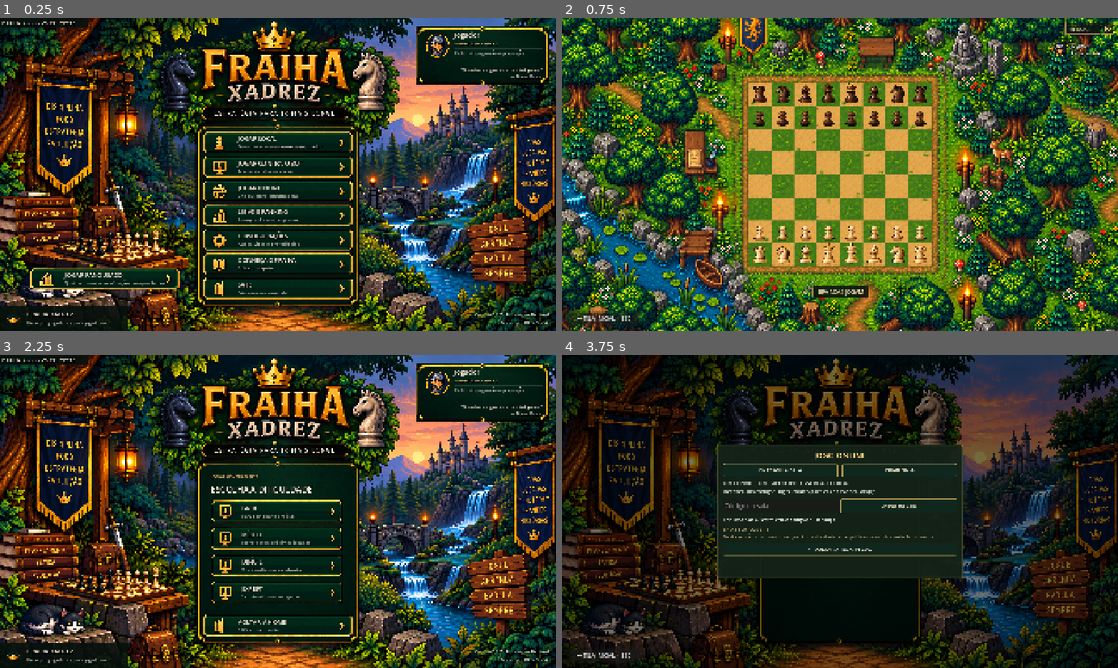
Above: before the commit, frames 1-4 (two rows, left to right).
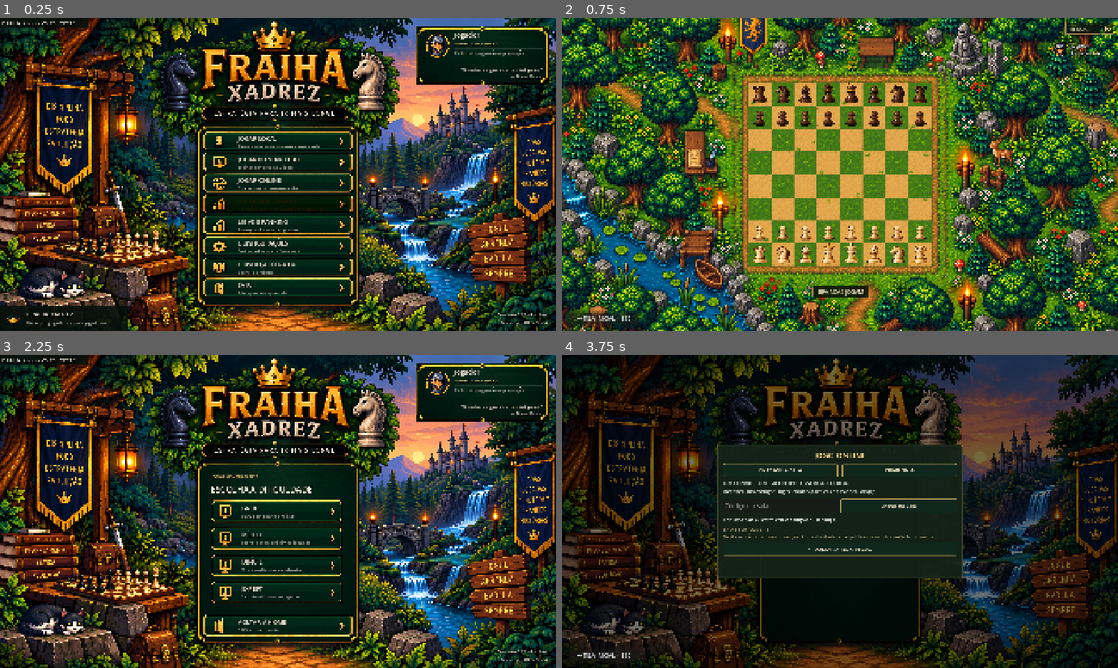
Above: after the commit, the same moments.

Repository: gabrielcarvalho1-cpu/fraiha-xadrez
Game: Godot game, scene res://presentation_v019/stage.tscn
Same seed, same stepped clock (60 frames per second), same inputs: the game is played once before the commit and once after it.
Inputs (mouse positions are in pixels of both pictures, inside the frame that each line leads up to):
- Up to frame 1 (0.25 s): no input
- Up to frame 2 (0.75 s): click (840, 140) at 0.52 s
- Up to frame 3 (2.25 s): click "← TELA INICIAL · ESC" at 1.25 s; click (278, 498) at 2.02 s
- Up to frame 4 (3.75 s): click (840, 624) at 2.75 s; click (840, 520) at 3.52 s

The runs differ from the first frame. In frame 1, 7.9% of the frame differs, in the area x 5-99%, y 1-96%; in frame 2, nothing differs; in frame 3, 1.3%; in frame 4, nothing differs.

Commit message:
fix: integrate golden Ranked action and hide internal page signature

Diff:
--- a/project.godot
+++ b/project.godot
@@ -10,7 +10,7 @@
 
 [application]
 
-config/name="FRAIHA Xadrez V0.26 - Musicas e Fullscreen Teste"
+config/name="FRAIHA Xadrez V0.28 - Ranked Teste"
 config/use_custom_user_dir=true
 config/custom_user_dir_name="FRAIHA Xadrez Musicas V026 Teste"
 run/main_scene="res://presentation_v019/stage.tscn"
--- /dev/null
+++ b/ranked/gold_button.gdshader
@@ -0,0 +1,10 @@
+shader_type canvas_item;
+void fragment() {
+    vec4 pixel = texture(TEXTURE, UV);
+    // Recolor the existing pixel-art plate without altering its silhouette.
+    if (pixel.g > pixel.r * 1.12 && pixel.g > pixel.b * 1.05) {
+        float light = clamp(pixel.g * 2.0 + 0.45, 0.0, 1.0);
+        pixel.rgb = mix(vec3(0.60, 0.29, 0.025), vec3(1.0, 0.79, 0.20), light);
+    }
+    COLOR = pixel * COLOR;
+}
--- a/ui_v022/main_hub.gd
+++ b/ui_v022/main_hub.gd
@@ -22,6 +22,7 @@
 const Ranked = preload("res://ranked/progression.gd")
 var ranked = Ranked.new()
 var ranked_details: Label
+var home_signature: Array[CanvasItem] = []
 var league_profile = LocalProfile.new()
 var selected_league := "madeira"
 var league_buttons := {}
@@ -206,12 +207,21 @@
     main.mouse_filter = Control.MOUSE_FILTER_IGNORE
     canvas.add_child(main)
     pages["main"] = main
-    var titles = ["JOGAR LOCAL", "JOGAR CONTRA O BOT", "JOGAR ONLINE", "LIGAS E RANKING", "CONFIGURAÇÕES", "CONHEÇA O FRAIHA", "SAIR"]
-    var subtitles = ["Duas pessoas no mesmo computador", "Treine e evolua seu jogo", "Crie ou entre em uma sala", "Acompanhe seu progresso", "Áudio, vídeo e preferências", "Sobre o projeto", "Até a próxima partida!"]
-    var actions = [func(): play_local_requested.emit(), func(): show_page("bot"), func(): play_online_requested.emit(), func(): show_page("ranking"), func(): show_page("settings"), func(): show_page("about"), func(): quit_requested.emit()]
-    for i in range(7):
-        menu_buttons.append(_button(main, i, titles[i], subtitles[i], Vector2(611,341+i*73), actions[i]))
-    _button(main, 3, "JOGAR RANQUEADO", "Quatro ritmos · classificações independentes", Vector2(90,750), func(): show_page("ranked"))
+    var titles = ["JOGAR LOCAL", "JOGAR CONTRA O BOT", "JOGAR ONLINE", "JOGAR RANQUEADO", "LIGAS E RANKING", "CONFIGURAÇÕES", "CONHEÇA O FRAIHA", "SAIR"]
+    var subtitles = ["Duas pessoas no mesmo computador", "Treine e evolua seu jogo", "Crie ou entre em uma sala", "Compita, evolua e conquiste seu lugar", "Acompanhe seu progresso", "Áudio, vídeo e preferências", "Sobre o projeto", "Até a próxima partida!"]
+    var actions = [func(): play_local_requested.emit(), func(): show_page("bot"), func(): play_online_requested.emit(), func(): show_page("ranked"), func(): show_page("ranking"), func(): show_page("settings"), func(): show_page("about"), func(): quit_requested.emit()]
+    var icons = [0,1,2,3,3,4,5,6]
+    for i in range(8):
+        var item = _button(main, icons[i], titles[i], subtitles[i], Vector2(611,341+i*63), actions[i], Vector2(450,57))
+        item.name = "MainAction" + str(i)
+        menu_buttons.append(item)
+        if i == 3:
+            var gold = ShaderMaterial.new()
+            gold.shader = preload("res://ranked/gold_button.gdshader")
+            item.material = gold
+            for label in item.find_children("*","Label",true,false):
+                label.add_theme_color_override("font_color",Color("241703"))
+                label.add_theme_color_override("font_shadow_color",Color.TRANSPARENT)
     _build_profile()
     _build_pages()
     var version_bg = ColorRect.new()
@@ -219,7 +229,7 @@
     version_bg.size = Vector2(266,30)
     version_bg.mouse_filter = Control.MOUSE_FILTER_IGNORE
     canvas.add_child(version_bg)
-    _label(_stack(canvas, Vector2(7,4), Vector2(250,24)), "FRAIHA Xadrez V0.27 · TESTE", 16)
+    _label(_stack(canvas, Vector2(7,4), Vector2(250,24)), "FRAIHA Xadrez V0.28 · TESTE", 16)
     var footer = ColorRect.new()
     footer.color = Color("06100ce6")
     footer.position = Vector2(0,867)
@@ -237,7 +247,8 @@
     var footer_text = _stack(canvas, Vector2(82,877), Vector2(291,55))
     _label(footer_text, "FRAIHA XADREZ", 18)
     _label(footer_text, "Feito por jogadores, para jogadores.", 14, MUTED)
-    var signature = _label(_stack(canvas, Vector2(1342,879), Vector2(307,50)), "Versão 0.27 · Fundação Ranked\nMaringá · PR · Brasil", 15)
+    home_signature = [footer,crown,footer_text]
+    var signature = _label(_stack(canvas, Vector2(1342,879), Vector2(307,50)), "Versão 0.28 · Ranked\nMaringá · PR · Brasil", 15)
     signature.horizontal_alignment = HORIZONTAL_ALIGNMENT_RIGHT
     signature.add_theme_constant_override("outline_size", 4)
     signature.add_theme_color_override("font_outline_color", Color("09110dee"))
@@ -595,6 +606,7 @@
 func show_page(id: String):
     if not pages.has(id): return
     page = id
+    for element in home_signature: element.visible = id == "main"
     for key in pages:
         pages[key].visible = key == id
     if page_scrolls.has(id): page_scrolls[id].scroll_vertical = 0
